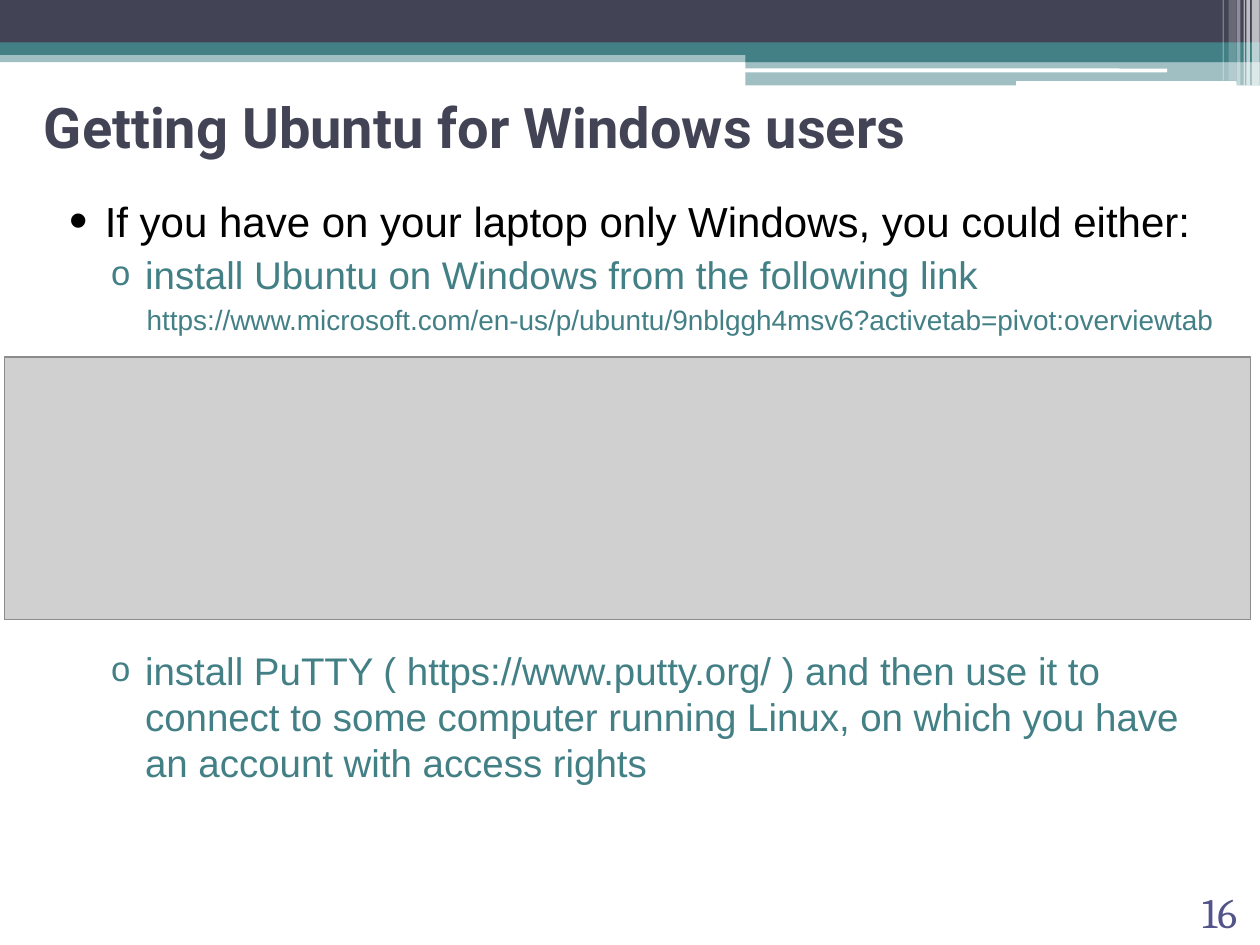
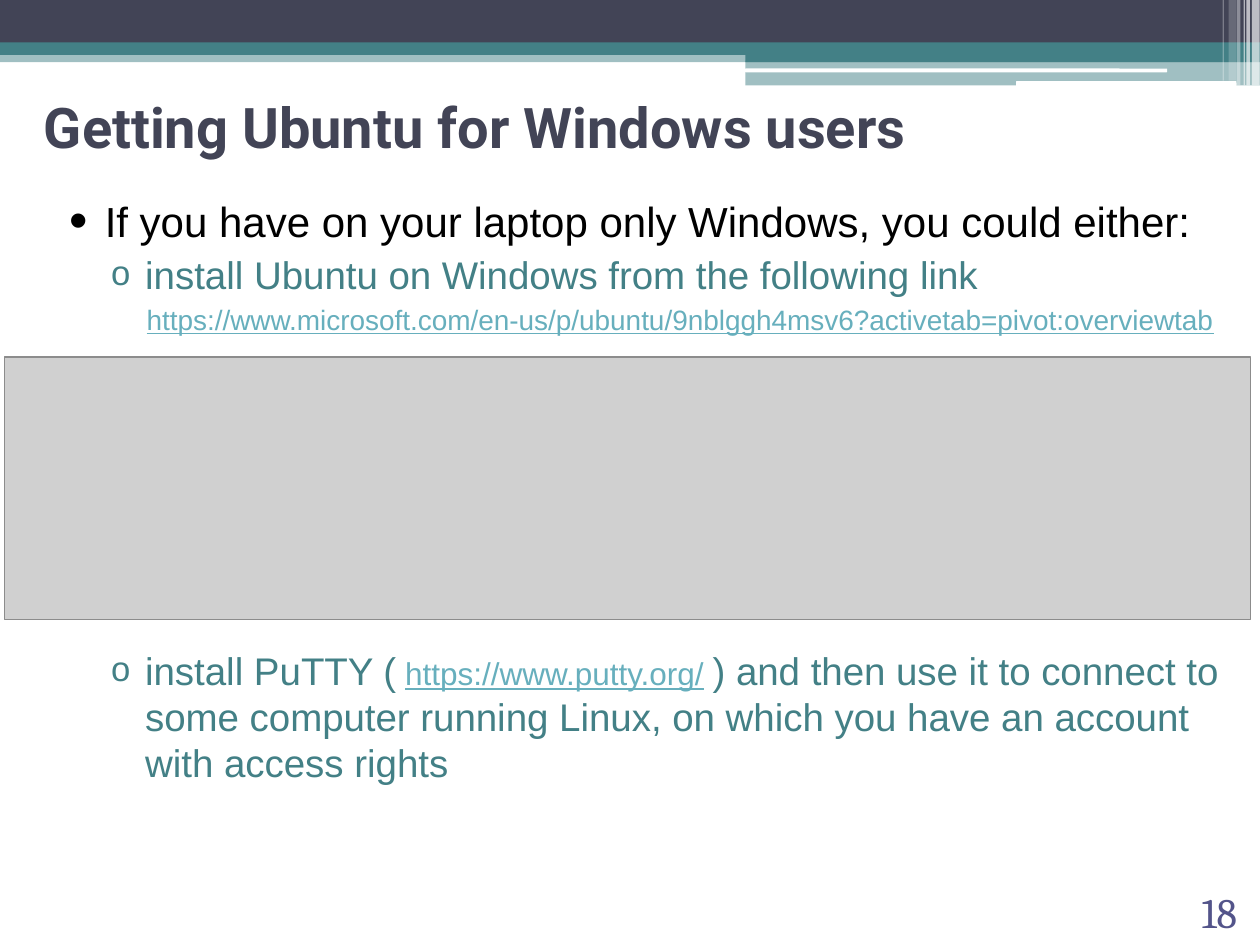
Before and after one commit to abilandz/PH8124, a slide deck: slide 18 of Lecture_1/ABilandzic_PH8124_SS2022.pptx (slide 16 before the commit). Drawn at 1260x945 pixels with LibreOffice and Linux fonts; fonts in the diff are those of the drawing; grey boxes stand for pictures; background and template pictures are left out. Boxes give left, top, right and bottom in pixels: in the first picture for what was removed or moved away, otherwise in the second. Text is boxed around its words. In the diff, an @@ line names an element or a change of style, - is before the commit and + after.

```diff
--- a/Lecture_1/ABilandzic_PH8124_SS2022.pptx
+++ b/Lecture_1/ABilandzic_PH8124_SS2022.pptx
@@ text at (x1=147, y1=309, x2=1213, y2=335): text colour #438086 to #67AFBD, underline on in "https://www.microsoft.com/en-us/p/ubuntu/9nblggh4msv6?active ..." @@
@@ text "install PuTTY ( https://www.putty.org/ ) ..." at (x1=145, y1=657, x2=1218, y2=785): size 22 to 18 pt, text colour #438086 to #67AFBD, underline on in "https://www.putty.org/" @@
@@ page number at (x1=1202, y1=900, x2=1238, y2=929): text changed @@
-16
+18
```
Also in this commit, not shown: 8 other slides changed, 3 slides added, 1 other file.
